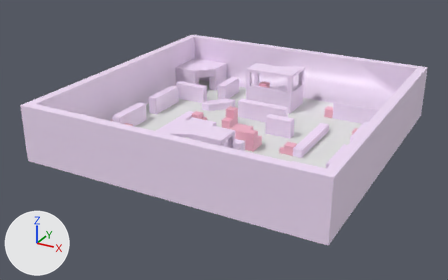
A saved change to the OBJ model assets/models/newmap.obj.
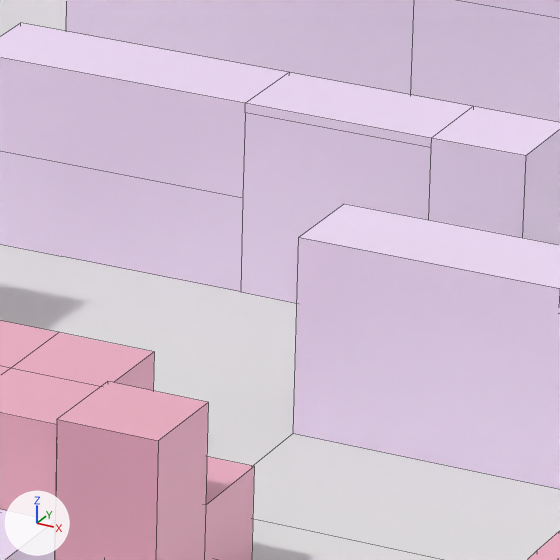
There are two pictures of each version: one whole from a 50 mm lens placed at (176.0, -343.0, 165.0), pointed at (-6.0, -12.0, 0.0), one close up on the part from 54% to 64% of the width and 35% to 52% of the height. The lights are fixed; the arrows at lower left show +X, +Y and +Z. The close-ups show mesh edges as thin lines. Where no turn or scale is listed for an object, it has been applied to the vertices.

The scene before the commit, as lines of its bpy script (objects in view):
```python
me_world_geometry_world_geometry_mesh_world_geometry_world_geo = bpy.data.meshes.new('world_geometry_world_geometry_MESH_world_geometry_world_geo')
me_world_geometry_world_geometry_mesh_world_geometry_world_geo.from_pydata(...)  # 797 vertices, 536 faces; spans x -98.0..98.0, y -98.0..98.0, z -2.0..36.0
# faces by material slot: [367, 119, 50]
me_world_geometry_world_geometry_mesh_world_geometry_world_geo.materials.append(mat_dev_dev_measurewall01a_001)  # white #f8e4ff
me_world_geometry_world_geometry_mesh_world_geometry_world_geo.materials.append(mat_dev_dev_measurecrate02_001)  # pink #f6b5c9
me_world_geometry_world_geometry_mesh_world_geometry_world_geo.materials.append(mat_maps_fil0e_dev_dev_blendmeasure_wvt_patch_001)  # its picture is missing
ob_world_geometry_world_geometry_mesh_world_geometry_world_geo = bpy.data.objects.new('world_geometry_world_geometry_MESH_world_geometry_world_geo', me_world_geometry_world_geometry_mesh_world_geometry_world_geo)
ob_world_geometry_world_geometry_mesh_world_geometry_world_geo.location = (0.0, 0.0, 0.0)
```
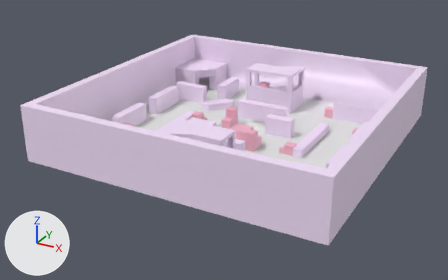
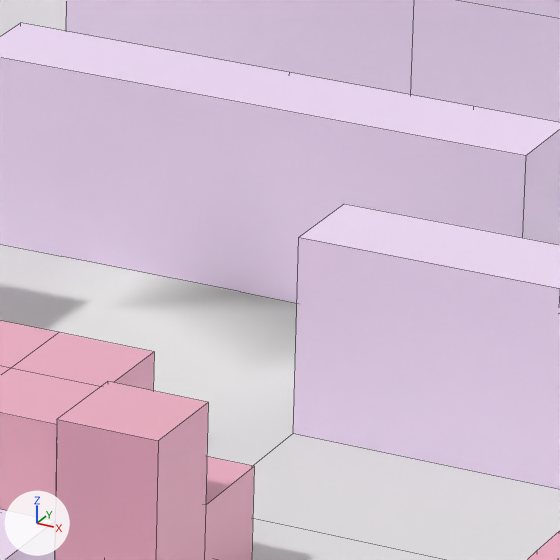
Pixel boxes (x1, y1, x2, y2) of what changed, in the close-ups (560 x 560 px):
```json
{"part": 1, "of": "me_world_geometry_world_geometry_mesh_world_geometry_world_geo", "change": "cut back", "before": [0, 23, 560, 303], "after": [0, 23, 560, 303]}
```

Scene script edits in JSON lines:
```json
{"block": "me_world_geometry_world_geometry_mesh_world_geometry_world_geo", "where": "# used by ob_world_geometry_world_geometry_mesh_world_geometry_world_geo; location = (0.0, 0.0, 0.0)"}
{"op": "remove", "block": "me_world_geometry_world_geometry_mesh_world_geometry_world_geo", "code": "me_world_geometry_world_geometry_mesh_world_geometry_world_geo.from_pydata(...)  # 797 vertices, 536 faces; spans x -98.0..98.0, y -98.0..98.0, z -2.0..36.0"}
{"op": "add", "block": "me_world_geometry_world_geometry_mesh_world_geometry_world_geo", "code": "me_world_geometry_world_geometry_mesh_world_geometry_world_geo.from_pydata(...)  # 790 vertices, 520 faces; spans x -98.0..98.0, y -98.0..98.0, z -2.0..36.0"}
{"block": "me_world_geometry_world_geometry_mesh_world_geometry_world_geo", "change": "me_world_geometry_world_geometry_mesh_world_geometry_world_geo part 1"}
{"block": "me_world_geometry_world_geometry_mesh_world_geometry_world_geo", "change": "5 vertices are removed from x 0.0..12.0, y 30.0..72.0, z 5.0..28.0"}
{"block": "me_world_geometry_world_geometry_mesh_world_geometry_world_geo", "change": "18 faces are deleted"}
{"block": "me_world_geometry_world_geometry_mesh_world_geometry_world_geo", "change": "1 vertex moves within x 0.0, y 30.0, z 11.0"}
{"block": "me_world_geometry_world_geometry_mesh_world_geometry_world_geo", "change": "6 new faces join them, mat_dev_dev_measurewall01a_001 (white #f8e4ff)"}
```
